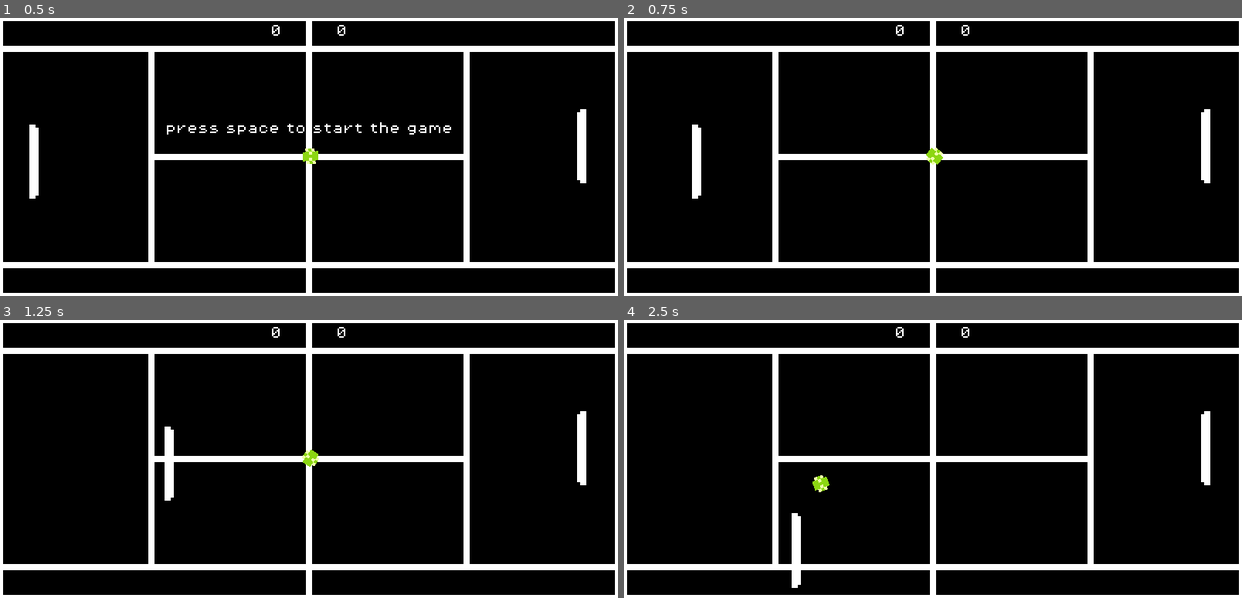
Above: before the commit, frames 1-4 (two rows, left to right).
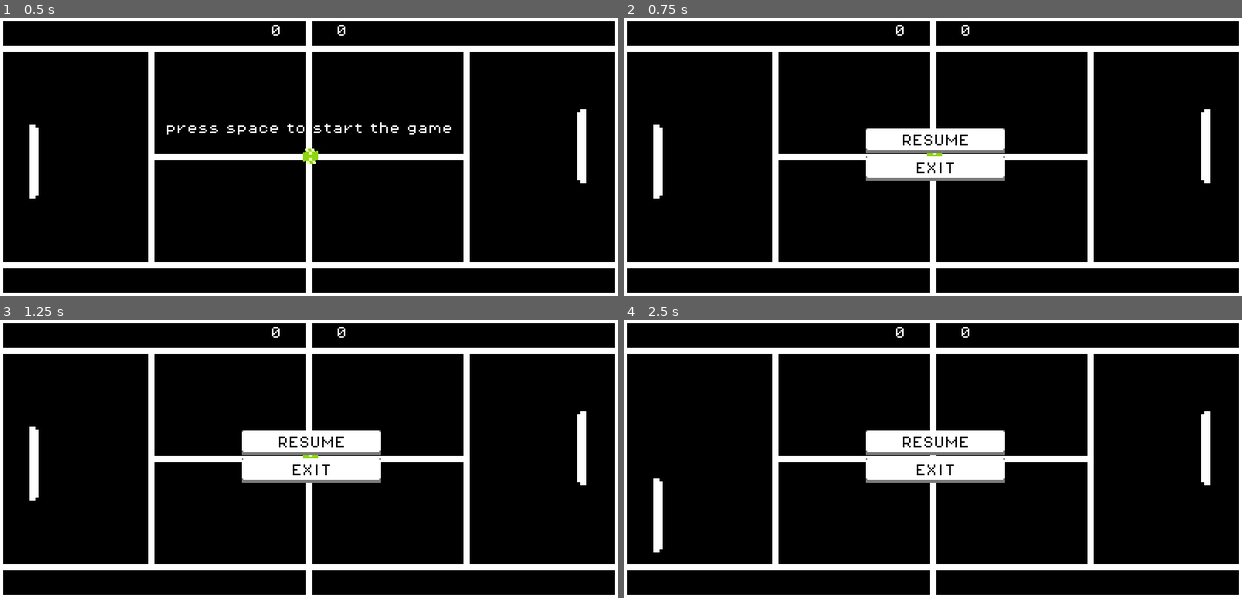
Above: after the commit, the same moments.

Repository: Fivarto/20-GamesChallenge
Game: Godot game, scene res://Scenes/Levels/main_level.tscn
Two runs of this game, one before a commit and one after it. Both use one fixed random seed, a clock stepped at 60 frames per second and the inputs below. This scene is started directly instead of the project's main scene.
Inputs (mouse positions are in pixels of both pictures, inside the frame that each line leads up to):
- Up to frame 1 (0.5 s): no input
- Up to frame 2 (0.75 s): tap Space at 0.5 s; hold D (P1_MOVE_RIGHT) from 0.53 s (still down); hold P from 0.53 s (still down)
- Up to frame 3 (1.25 s): keep holding D (P1_MOVE_RIGHT); keep holding P; tap Space at 0.77 s
- Up to frame 4 (2.5 s): release D (P1_MOVE_RIGHT) at 1.25 s; release P at 1.25 s; click (933, 442) at 1.25 s, where only the run after the commit has a clickable "RESUME"; hold S (P1_MOVE_DOWN) from 2.03 s (still down); tap Down (P2_MOVE_DOWN) at 2.1 s; tap Space at 2.27 s; tap P at 2.3 s

Frame 1 is identical in both runs. In frame 2, 4.2% of the frame differs, in the area x 4-62%, y 38-65%; in frame 3, 4.2%; in frame 4, 4.3%, in the area x 4-62%, y 39-97%.

Commit message:
Toques finais

Diff:
--- a/20---pong/Scenes/Balls/ball.tscn
+++ b/20---pong/Scenes/Balls/ball.tscn
@@ -1,7 +1,9 @@
-[gd_scene load_steps=4 format=3 uid="uid://3gpiyvl7y4bl"]
+[gd_scene load_steps=6 format=3 uid="uid://3gpiyvl7y4bl"]
 
 [ext_resource type="Texture2D" uid="uid://c6aq0lshit06p" path="res://Assets/Balls/Ball_Green_Classic.png" id="1_cmvog"]
 [ext_resource type="Script" path="res://Scripts/Balls/ball.gd" id="1_pkre7"]
+[ext_resource type="AudioStream" uid="uid://cexosu7gfip1h" path="res://Assets/Sounds/Blip2.wav" id="3_xdl0k"]
+[ext_resource type="AudioStream" uid="uid://dpgddopcpq8lo" path="res://Assets/Sounds/Coin5.wav" id="4_lf24f"]
 
 [sub_resource type="CircleShape2D" id="CircleShape2D_tdspp"]
 
@@ -13,3 +15,9 @@
 
 [node name="CollisionShape2D" type="CollisionShape2D" parent="."]
 shape = SubResource("CircleShape2D_tdspp")
+
+[node name="paddle_bump_sfx" type="AudioStreamPlayer2D" parent="."]
+stream = ExtResource("3_xdl0k")
+
+[node name="score_sfx" type="AudioStreamPlayer2D" parent="."]
+stream = ExtResource("4_lf24f")
--- a/20---pong/Scenes/Levels/main_level.tscn
+++ b/20---pong/Scenes/Levels/main_level.tscn
@@ -33,6 +33,17 @@
 [sub_resource type="StyleBoxTexture" id="StyleBoxTexture_eddnf"]
 texture = ExtResource("7_5agqj")
 
+[sub_resource type="StyleBoxTexture" id="StyleBoxTexture_2kc16"]
+texture = ExtResource("7_5agqj")
+modulate_color = Color(0.619608, 0.619608, 0.619608, 1)
+
+[sub_resource type="StyleBoxTexture" id="StyleBoxTexture_p0ti7"]
+texture = ExtResource("7_5agqj")
+modulate_color = Color(0.156863, 0.156863, 0.156863, 1)
+
+[sub_resource type="StyleBoxTexture" id="StyleBoxTexture_waiuf"]
+texture = ExtResource("7_5agqj")
+
 [node name="Main_Level" type="Node2D"]
 script = ExtResource("1_klggt")
 
@@ -115,15 +126,14 @@
 theme_override_fonts/font = ExtResource("4_g080o")
 text = "press space to start the game"
 
-[node name="CanvasLayer" type="CanvasLayer" parent="."]
-visible = false
-
-[node name="MeshInstance2D" type="MeshInstance2D" parent="CanvasLayer"]
+[node name="SHADER_CRT" type="CanvasLayer" parent="."]
+visible = false
+
+[node name="MeshInstance2D" type="MeshInstance2D" parent="SHADER_CRT"]
 material = SubResource("ShaderMaterial_2ivua")
 mesh = SubResource("QuadMesh_alhf3")
 
 [node name="win_menu" type="VBoxContainer" parent="."]
-process_mode = 2
 visible = false
 offset_left = 311.0
 offset_top = 201.0
@@ -154,7 +164,45 @@
 theme_override_styles/normal = SubResource("StyleBoxTexture_eddnf")
 text = "BACK TO MENU"
 
+[node name="pause_menu" type="VBoxContainer" parent="."]
+process_mode = 2
+visible = false
+anchors_preset = 8
+anchor_left = 0.5
+anchor_top = 0.5
+anchor_right = 0.5
+anchor_bottom = 0.5
+offset_left = 313.0
+offset_top = 161.0
+offset_right = 493.0
+offset_bottom = 193.0
+grow_horizontal = 2
+grow_vertical = 2
+
+[node name="btn_resume_game" type="Button" parent="pause_menu"]
+custom_minimum_size = Vector2(180, 32)
+layout_mode = 2
+theme_override_colors/font_color = Color(0, 0, 0, 1)
+theme_override_fonts/font = ExtResource("4_g080o")
+theme_override_styles/hover = SubResource("StyleBoxTexture_2kc16")
+theme_override_styles/pressed = SubResource("StyleBoxTexture_p0ti7")
+theme_override_styles/normal = SubResource("StyleBoxTexture_waiuf")
+text = "RESUME"
+
+[node name="btn_exit_game" type="Button" parent="pause_menu"]
+custom_minimum_size = Vector2(180, 32)
+layout_mode = 2
+theme_override_colors/font_color = Color(0, 0, 0, 1)
+theme_override_fonts/font = ExtResource("4_g080o")
+theme_override_styles/hover = SubResource("StyleBoxTexture_2kc16")
+theme_override_styles/pressed = SubResource("StyleBoxTexture_p0ti7")
+theme_override_styles/normal = SubResource("StyleBoxTexture_waiuf")
+text = "EXIT"
+
 [connection signal="body_entered" from="cpu_score_area" to="." method="_on_ball_enter_cpu_score_area"]
 [connection signal="body_entered" from="player_score_area" to="." method="_on_ball_enters_player_score_area"]
 [connection signal="timeout" from="start_ball_timer" to="." method="_on_start_ball_timer_timeout"]
+[connection signal="pressed" from="win_menu/btn_restart_game" to="." method="_on_btn_restart_game_pressed"]
 [connection signal="pressed" from="win_menu/btn_back_to_main_menu" to="." method="_on_btn_back_to_main_menu_pressed"]
+[connection signal="pressed" from="pause_menu/btn_resume_game" to="." method="_on_btn_resume_game_pressed"]
+[connection signal="pressed" from="pause_menu/btn_exit_game" to="." method="_on_btn_exit_game_pressed"]
--- a/20---pong/Scenes/Menus/Main_Menu.tscn
+++ b/20---pong/Scenes/Menus/Main_Menu.tscn
@@ -111,8 +111,7 @@
 theme_override_styles/hover = SubResource("StyleBoxTexture_jq556")
 theme_override_styles/pressed = SubResource("StyleBoxTexture_qjtbq")
 theme_override_styles/normal = SubResource("StyleBoxTexture_avdfc")
-text = "CONTROLS
-"
+text = "OPTIONS"
 
 [node name="btn_exit" type="Button" parent="main_menu_container"]
 custom_minimum_size = Vector2(180, 32)
@@ -138,10 +137,9 @@
 grow_horizontal = 2
 grow_vertical = 2
 theme_override_constants/side_margin = 32
-current_tab = 2
+current_tab = 0
 
 [node name="CONTROLS" type="TabBar" parent="TabContainer"]
-visible = false
 layout_mode = 2
 metadata/_tab_index = 0
 
@@ -175,10 +173,51 @@
 horizontal_alignment = 1
 vertical_alignment = 1
 
+[node name="Paddle Color" type="TabBar" parent="TabContainer"]
+visible = false
+layout_mode = 2
+metadata/_tab_index = 1
+
+[node name="player_1_color_picker_label" type="Label" parent="TabContainer/Paddle Color"]
+layout_mode = 0
+offset_left = 42.0
+offset_top = 80.0
+offset_right = 226.0
+offset_bottom = 103.0
+theme_override_fonts/font = ExtResource("3_bnv57")
+text = "PLAYER 1 COLOR"
+
+[node name="player_1_color_picker" type="ColorPickerButton" parent="TabContainer/Paddle Color"]
+layout_mode = 0
+offset_left = 119.0
+offset_top = 115.0
+offset_right = 150.0
+offset_bottom = 146.0
+theme_override_fonts/font = ExtResource("3_bnv57")
+color = Color(1, 1, 1, 1)
+
+[node name="player_1_color_picker_label2" type="Label" parent="TabContainer/Paddle Color"]
+layout_mode = 0
+offset_left = 443.0
+offset_top = 80.0
+offset_right = 627.0
+offset_bottom = 103.0
+theme_override_fonts/font = ExtResource("3_bnv57")
+text = "PLAYER 2 COLOR"
+
+[node name="player_2_color_picker" type="ColorPickerButton" parent="TabContainer/Paddle Color"]
+layout_mode = 0
+offset_left = 523.0
+offset_top = 115.0
+offset_right = 554.0
+offset_bottom = 146.0
+theme_override_fonts/font = ExtResource("3_bnv57")
+color = Color(1, 1, 1, 1)
+
 [node name="CREDITS" type="TabBar" parent="TabContainer"]
 visible = false
 layout_mode = 2
-metadata/_tab_index = 1
+metadata/_tab_index = 2
 
 [node name="RichTextLabel" type="RichTextLabel" parent="TabContainer/CREDITS"]
 custom_minimum_size = Vector2(580, 300)
@@ -197,47 +236,8 @@
 text = "Jogo feito  em uma semana no desafio dos 20 jogos, pra treinar o dominio da base do desenvolvimento de jogos.
 
 Arte : @Fivarth_Pixel
+Codigo: @Fivarth_Pixel
 "
-
-[node name="Color Picker" type="TabBar" parent="TabContainer"]
-layout_mode = 2
-metadata/_tab_index = 2
-
-[node name="player_1_color_picker_label" type="Label" parent="TabContainer/Color Picker"]
-layout_mode = 0
-offset_left = 42.0
-offset_top = 80.0
-offset_right = 226.0
-offset_bottom = 103.0
-theme_override_fonts/font = ExtResource("3_bnv57")
-text = "PLAYER 1 COLOR"
-
-[node name="player_1_color_picker" type="ColorPickerButton" parent="TabContainer/Color Picker"]
-layout_mode = 0
-offset_left = 119.0
-offset_top = 115.0
-offset_right = 150.0
-offset_bottom = 146.0
-theme_override_fonts/font = ExtResource("3_bnv57")
-color = Color(1, 1, 1, 1)
-
-[node name="player_1_color_picker_label2" type="Label" parent="TabContainer/Color Picker"]
-layout_mode = 0
-offset_left = 443.0
-offset_top = 80.0
-offset_right = 627.0
-offset_bottom = 103.0
-theme_override_fonts/font = ExtResource("3_bnv57")
-text = "PLAYER 2 COLOR"
-
-[node name="player_2_color_picker" type="ColorPickerButton" parent="TabContainer/Color Picker"]
-layout_mode = 0
-offset_left = 523.0
-offset_top = 115.0
-offset_right = 554.0
-offset_bottom = 146.0
-theme_override_fonts/font = ExtResource("3_bnv57")
-color = Color(1, 1, 1, 1)
 
 [node name="btn_exit_options" type="Button" parent="."]
 visible = false
@@ -300,8 +300,8 @@
 [connection signal="pressed" from="main_menu_container/btn_start_game" to="." method="_on_btn_start_game_pressed"]
 [connection signal="pressed" from="main_menu_container/btn_controls" to="." method="_on_btn_controls_pressed"]
 [connection signal="pressed" from="main_menu_container/btn_exit" to="." method="_on_btn_exit_pressed"]
-[connection signal="color_changed" from="TabContainer/Color Picker/player_1_color_picker" to="." method="_on_player_1_color_picker_color_changed"]
-[connection signal="color_changed" from="TabContainer/Color Picker/player_2_color_picker" to="." method="_on_player_2_color_picker_color_changed"]
+[connection signal="color_changed" from="TabContainer/Paddle Color/player_1_color_picker" to="." method="_on_player_1_color_picker_color_changed"]
+[connection signal="color_changed" from="TabContainer/Paddle Color/player_2_color_picker" to="." method="_on_player_2_color_picker_color_changed"]
 [connection signal="pressed" from="btn_exit_options" to="." method="_on_btn_exit_options_pressed"]
 [connection signal="pressed" from="game_mode_menu/btn_pve" to="." method="_on_btn_pve_pressed"]
 [connection signal="pressed" from="game_mode_menu/btn_pvp" to="." method="_on_btn_pvp_pressed"]
--- a/20---pong/Scripts/Balls/ball.gd
+++ b/20---pong/Scripts/Balls/ball.gd
@@ -5,6 +5,10 @@
 
 const BALL_ACCELERATION: int = 20
 const MAX_Y_VECTOR: float = 0.6
+
+@onready var ball_bump_sfx: AudioStreamPlayer2D = $paddle_bump_sfx
+@onready var score_sfx: AudioStreamPlayer2D = $score_sfx
+
 
 func _ready():
 
@@ -30,9 +34,14 @@
 
 		if collider.name == "Player1" || collider.name == "Player2":
 
-
+			#ACELERA A BOLA
 			ball_speed += BALL_ACCELERATION
 
+			#SOM AO REBATER A BOLA
+			ball_bump_sfx.pitch_scale = randf_range(0.9 , 1.2)
+			ball_bump_sfx.play()
+
+			#"QUICA" A BOLA PRO OUTRO LADO DO COLLIDER
 			ball_direction = balls_new_direction(collider)
 
 		else:
@@ -67,3 +76,6 @@
 	new_direction.y = (new_direction_distance / (96 / 2)) * MAX_Y_VECTOR
 
 	return new_direction
+
+func play_score_sfx():
+	score_sfx.play()
--- a/20---pong/Scripts/Levels/main_level.gd
+++ b/20---pong/Scripts/Levels/main_level.gd
@@ -26,10 +26,16 @@
 
 func _input(event):
 
+	#SPACE TO START GAME
 	if Input.is_key_pressed(KEY_SPACE) and has_game_started == false:
 		start_ball_timer.start()
 		has_game_started = true
 		start_game_label.visible = false
+
+	#P TO PAUSE
+	if Input.is_key_pressed(KEY_P) :
+		$pause_menu.visible = true
+		get_tree().paused = true
 
 
 func _process(delta):
@@ -38,15 +44,17 @@
 	if player_score >= 3:
 		win_label.text = "CONGRATS PLAYER 1 WON"
 		win_label.visible = true
+		start_game_label.visible = false
 		win_menu.visible = true
-		get_tree().paused = true
+		has_game_started = true
 
 	#PLAYER 2 || CPU WIN CONDITION
 	if cpu_score >= 3:
 		win_label.text = "CONGRATS CPU WON"
 		win_label.visible = true
+		start_game_label.visible = false
 		win_menu.visible = true
-		get_tree().paused = true
+		has_game_started = true
 
 #QUANDO BOLA ENTRA NA AREA DE PONTUAÇÃO DO CPU, A CPU GANHA UM PONTO
 #ATUALIZA O TEXTO DO SCORE LABEL DA CPU ADICIONANDO 1 AO PONTO
@@ -55,6 +63,8 @@
 	#IF STATEMENT PRA GARANTIR QUE O OBJETO QUE ENTROU NA AREA TEM O NOME "BALL"
 	#IMPEDINDO QUE O LABEL E SCORE SEJA ATUALIZADOS CASO QUALQUER OUTRO OBJETO PASSE PELA AREA
 	if body.name == "Ball":
+
+		body.play_score_sfx()
 
 		#ADICIONA 1 AO CPU SCORE
 		cpu_score += 1
@@ -79,6 +89,9 @@
 func _on_ball_enters_player_score_area(body):
 	#NOVAMENTE UM IF STATEMENT PRA QUE SÓ A BOLA ATIVE A PONTUAÇÃO PARA O PLAYER
 	if body.name == "Ball":
+
+		body.play_score_sfx()
+
 		#PLAYER SCORE RECEBE + 1 PONTO
 		player_score += 1
 
@@ -99,7 +112,7 @@
 
 
 
-#QUANDO O TIMER TERMINA
+#TIMER PRA COMEÇAR O JOGO, QUANDO TERMINA INICIA A BOLA
 func _on_start_ball_timer_timeout():
 
 	#VOLTA A VELOCIDADE DA BOLA PRA VELOCIDADE INICIAL E DÁ O "PONTAPÉ" PRA ELA VOLTAR A SE MEXER
@@ -108,12 +121,6 @@
 
 
 
-
-func _on_btn_back_to_main_menu_pressed():
-
-	restart_the_game_state()
-	get_tree().change_scene_to_file("res://Scenes/Menus/Main_Menu.tscn")
-
 func restart_the_game_state():
 	Global.gamemodePVE = false
 	Global.gamemodePVP = false
@@ -121,4 +128,38 @@
 	player_score = 0
 	cpu_score = 0
 
+
+
+
+#WIN MENU SIGNALS
+
+func _on_btn_restart_game_pressed() -> void:
+	player_score = 0
+	cpu_score = 0
+
+	win_menu.visible = false
+	win_label.visible = false
+	start_game_label.visible = true
+
+	player_score_label.text = str(player_score)
+	cpu_score_label.text = str(cpu_score)
+
+
+	has_game_started = false
+
+func _on_btn_back_to_main_menu_pressed():
+
+	restart_the_game_state()
+	get_tree().change_scene_to_file("res://Scenes/Menus/Main_Menu.tscn")
+
+
+
+
+
+#PAUSE MENU SIGNALS
+func _on_btn_resume_game_pressed() -> void:
 	get_tree().paused = false
+	$pause_menu.visible = false
+
+func _on_btn_exit_game_pressed() -> void:
+	get_tree().quit()
Not shown, added: 20---pong/Assets/Sounds/Blip2.wav.import
Not shown, added: 20---pong/Assets/Sounds/Coin5.wav.import
Not shown: 1 places in 20---pong/Scenes/Levels/main_level.tscn that only renumber resources
Not shown, added: 20---pong/Assets/Sounds/Blip2.wav
Not shown, added: 20---pong/Assets/Sounds/Coin5.wav
